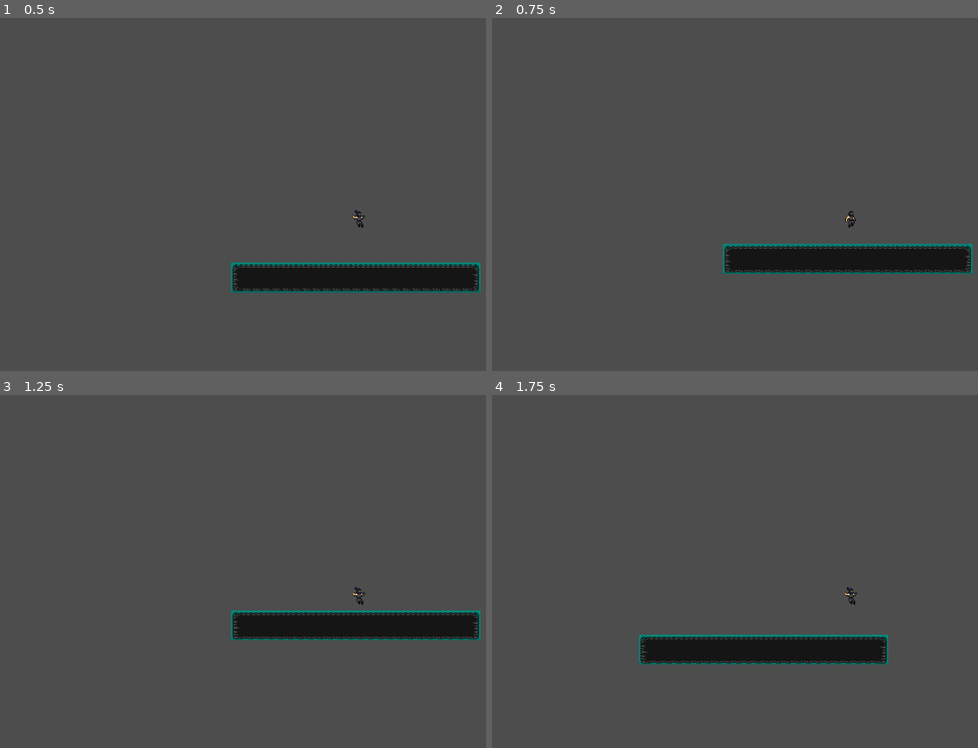
Above: before the commit, frames 1-4 (two rows, left to right).
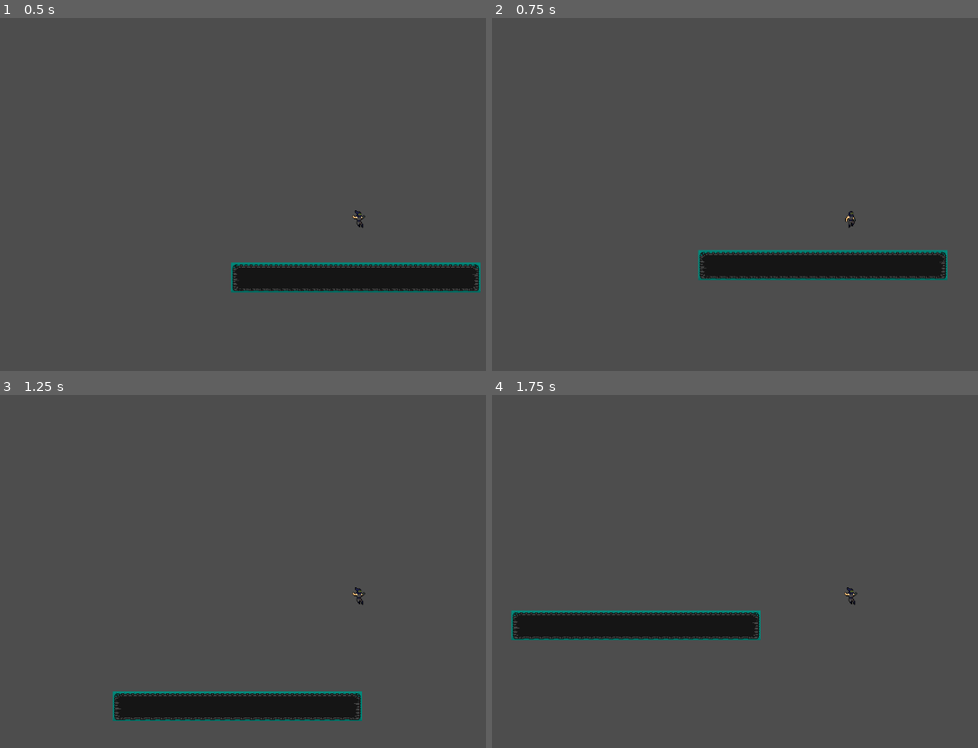
Above: after the commit, the same moments.

Repository: FoxParadeAFK/Twilight-Night
Game: Godot game, scene res://Scene/MainScene.tscn
Two runs of this game, one before a commit and one after it. Both use one fixed random seed, a clock stepped at 60 frames per second and the inputs below.
Inputs:
- Up to frame 1 (0.5 s): no input
- Up to frame 2 (0.75 s): hold X (Move_Right) from 0.53 s (still down); tap Space (Jump) at 0.6 s
- Up to frame 3 (1.25 s): keep holding X (Move_Right); tap Space (Jump) at 0.77, 1.07 s
- Up to frame 4 (1.75 s): keep holding X (Move_Right); tap Space (Jump) at 1.35, 1.52 s

Frame 1 is identical in both runs. In frame 2, 3.2% of the frame differs, in the area x 42-99%, y 63-75%; in frame 3, 8.2%, in the area x 23-99%, y 61-93%; in frame 4, 7.9%.

Commit message:
Multiple jumps + mini refactoring
Cleaned up some of the hard-coded variables and added some multiple jumps if we wanted - must likely not though unless perhaps through an ability. Don't really like the placement of the system, but should be bearable for now until it spills over me

Diff:
--- a/Master/Script/State Machine/States/Sub States/InAirState.gd
+++ b/Master/Script/State Machine/States/Sub States/InAirState.gd
@@ -1,6 +1,12 @@
 extends State
 
 class_name InAirState
+
+var xInput : int
+var jumpInput : bool
+
+var amountOfJumpsLeft : int
+const amountOfJumps : int = 2
 
 func _init(_animationName : String, _player : Player, _playerData : PlayerData, _stateMachine : StateMachine):
   animationName = _animationName
@@ -8,19 +14,34 @@
   playerData = _playerData
   stateMachine = _stateMachine
 
-func Enter():
+  amountOfJumpsLeft = amountOfJumps
+
+func Enter() -> void:
   super.Enter()
 
 func Update(_delta : float) -> void:
   super.Update(_delta)
 
-  var animationFrame : float = (player.velocity.y + playerData.yJumpVelocity) / (playerData.yJumpVelocity * 2 / 6)
+  xInput = player.inputManager.normXInput
+  jumpInput = player.inputManager.jumpInput
+
+  var animationFrame : float = (player.velocity.y + playerData.yJumpVelocity) / (playerData.yJumpVelocity * 2 / player.animationPlayer.current_animation_length)
   player.animationPlayer.seek(round(animationFrame), true)
 
   if (player.CheckIfTouchingGround() && player.velocity.y < 0.01): stateMachine.ChangeState(player.landState)
+  if (jumpInput && CanJump()): stateMachine.ChangeState(player.jumpState)
+
 
 func PhysicsUpdate(_delta : float) -> void:
   super.PhysicsUpdate(_delta)
 
+  player.SetVelocityX(playerData.xMovementVelocity * xInput)
+  player.CheckIfShouldFlip(xInput)
 
   player.SetGravity(playerData.defaultGraity * _delta)
+
+func CanJump() -> bool: return false if amountOfJumpsLeft == 0 else true
+
+func ResetAmountOfJumpsLeft() -> void: amountOfJumpsLeft = amountOfJumps
+
+func DecreaseAmountOfJumpsLeft() -> void: amountOfJumpsLeft -= 1
--- a/Master/Script/State Machine/States/Sub States/JumpState.gd
+++ b/Master/Script/State Machine/States/Sub States/JumpState.gd
@@ -10,7 +10,8 @@
 
 func Enter() -> void:
 	super.Enter()
-
-	player.SetVelocityY(-300)
+	player.inputManager.UseJumpInput()
+	player.inAirState.DecreaseAmountOfJumpsLeft()
+	player.SetVelocityY(-playerData.yJumpVelocity)
 
 	isAbilitiesDone = true
--- a/Master/Script/State Machine/States/Super States/GroundedState.gd
+++ b/Master/Script/State Machine/States/Super States/GroundedState.gd
@@ -3,17 +3,23 @@
 class_name GroundedState
 
 var xInput : int
+var jumpInput : bool
 
 func _init(_animationName : String, _player : Player, _playerData : PlayerData, _stateMachine : StateMachine):
   animationName = _animationName
   player = _player
   playerData = _playerData
   stateMachine = _stateMachine
+func Enter() -> void:
+  super.Enter()
+
+  player.inAirState.ResetAmountOfJumpsLeft()
 
 func Update(_delta : float):
   super.Update(_delta)
 
   xInput = player.inputManager.normXInput
+  jumpInput = player.inputManager.jumpInput
 
   if (!player.CheckIfTouchingGround()): stateMachine.ChangeState(player.inAirState)
-  if (player.inputManager.jumpInput): stateMachine.ChangeState(player.jumpState)
+  if (jumpInput && player.inAirState.CanJump()): stateMachine.ChangeState(player.jumpState)
--- a/Master/Script/State Machine/Template/Player/InputManager.gd
+++ b/Master/Script/State Machine/Template/Player/InputManager.gd
@@ -9,17 +9,16 @@
 var jumpInput : bool
 
 
-func Update():
+func Update() -> void:
 	OnMoveInput()
 	OnJumpInput()
 
-func OnMoveInput():
+func OnMoveInput() -> void:
 	rawMovementInput = Input.get_axis("Move_Left", "Move_Right")
 	normXInput = roundi(rawMovementInput)
 
-func OnJumpInput():
+func OnJumpInput() -> void:
 	if (Input.is_action_just_pressed("Jump")):
 		jumpInput = true;
 
-	if (Input.is_action_just_released("Jump")):
-		jumpInput = false;
+func UseJumpInput() -> void: jumpInput = false
--- a/Master/Script/State Machine/Template/Player/Player.gd
+++ b/Master/Script/State Machine/Template/Player/Player.gd
@@ -35,6 +35,8 @@
 	stateMachine.currentState.Update(_delta)
 	inputManager.Update()
 
+	print(inAirState.amountOfJumpsLeft)
+
 
 func _physics_process(_delta: float) -> void:
 	stateMachine.currentState.PhysicsUpdate(_delta)
